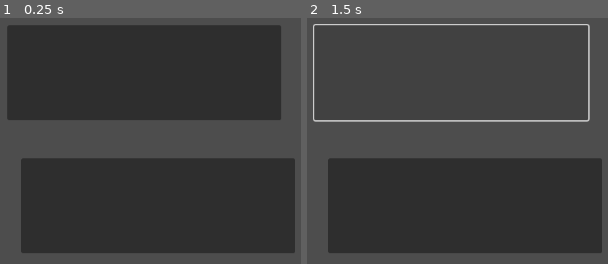
Above: before the commit, frames 1-2 (left to right).
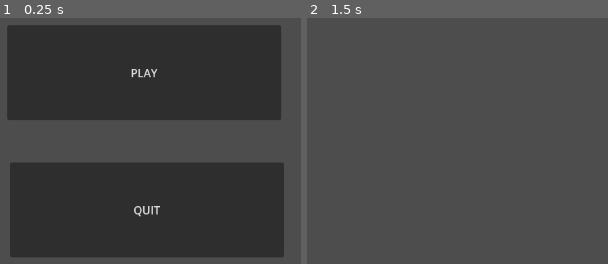
Above: after the commit, the same moments.

Repository: Nithin-3/Antibio
Game: Godot game, scene res://MainMenu.tscn
Same seed, same stepped clock (60 frames per second), same inputs: the game is played once before the commit and once after it. Before the commit the project has no main scene; this scene is started directly in both runs.
Inputs (mouse positions are in pixels of both pictures, inside the frame that each line leads up to):
- Up to frame 1 (0.25 s): no input
- Up to frame 2 (1.5 s): click (451, 72) at 0.5 s; click (451, 72) at 1.27 s

The runs differ from the first frame. In frame 1, 5.6% of the frame differs, in the area x 3-99%, y 20-98%; in frame 2, 36%, in the area x 1-99%, y 2-96%.

Commit message:
buttons added

Diff:
--- /dev/null
+++ b/Game/game.tscn
@@ -0,0 +1,3 @@
+[gd_scene format=3 uid="uid://bugp4idf7ubbr"]
+
+[node name="Game" type="Node2D"]
--- /dev/null
+++ b/Main.gd
@@ -0,0 +1,10 @@
+extends Button
+
+
+
+func _on_pressed():
+	get_tree().change_scene_to_file("res://Game/game.tscn")
+
+
+func _on_quit_pressed():
+	get_tree().quit()
--- a/MainMenu.tscn
+++ b/MainMenu.tscn
@@ -1,15 +1,23 @@
-[gd_scene format=3 uid="uid://1550v5yqsyhr"]
+[gd_scene load_steps=2 format=3 uid="uid://1550v5yqsyhr"]
 
-[node name="Node2D" type="Node2D"]
+[ext_resource type="Script" path="res://Main.gd" id="1_lciku"]
+
+[node name="MainMenu" type="Node2D"]
 
 [node name="Play" type="Button" parent="."]
 offset_left = 345.0
 offset_top = 113.0
 offset_right = 740.0
 offset_bottom = 250.0
+text = "PLAY"
+script = ExtResource("1_lciku")
 
 [node name="Quit" type="Button" parent="."]
-offset_left = 365.0
-offset_top = 305.0
-offset_right = 760.0
-offset_bottom = 442.0
+offset_left = 349.0
+offset_top = 311.0
+offset_right = 744.0
+offset_bottom = 448.0
+text = "QUIT"
+
+[connection signal="pressed" from="Play" to="Play" method="_on_pressed"]
+[connection signal="pressed" from="Quit" to="Play" method="_on_quit_pressed"]
--- a/project.godot
+++ b/project.godot
@@ -11,6 +11,7 @@
 [application]
 
 config/name="Antibio"
+run/main_scene="res://MainMenu.tscn"
 config/features=PackedStringArray("4.1", "Mobile")
 config/icon="res://icon.svg"
 
